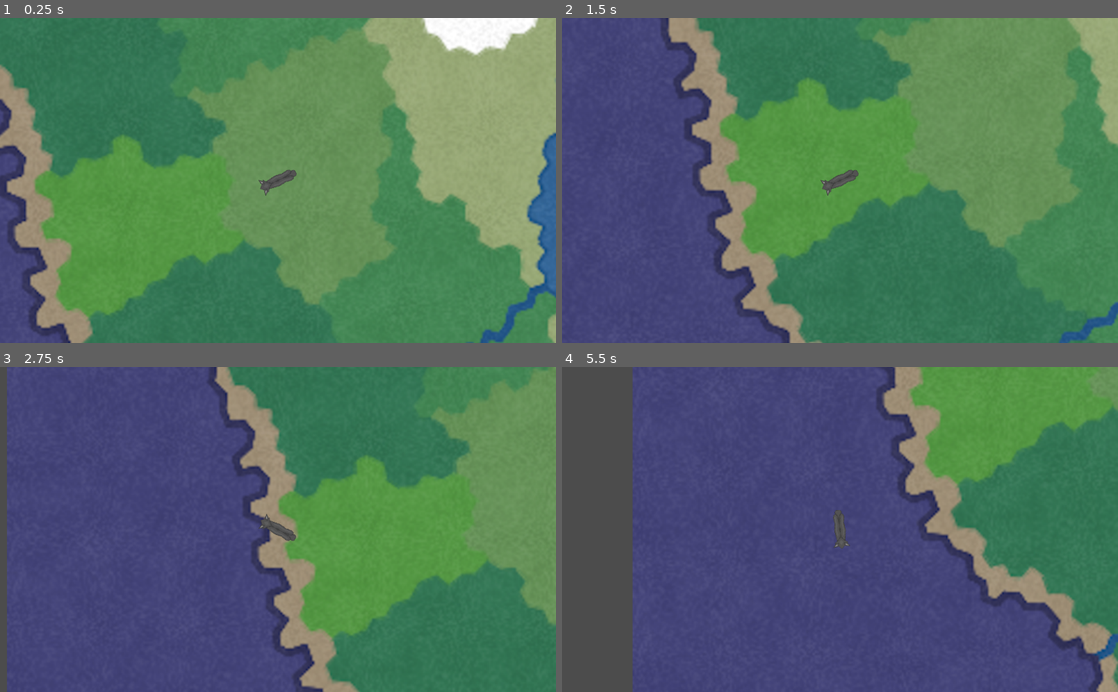
Above: before the commit, frames 1-4 (two rows, left to right).
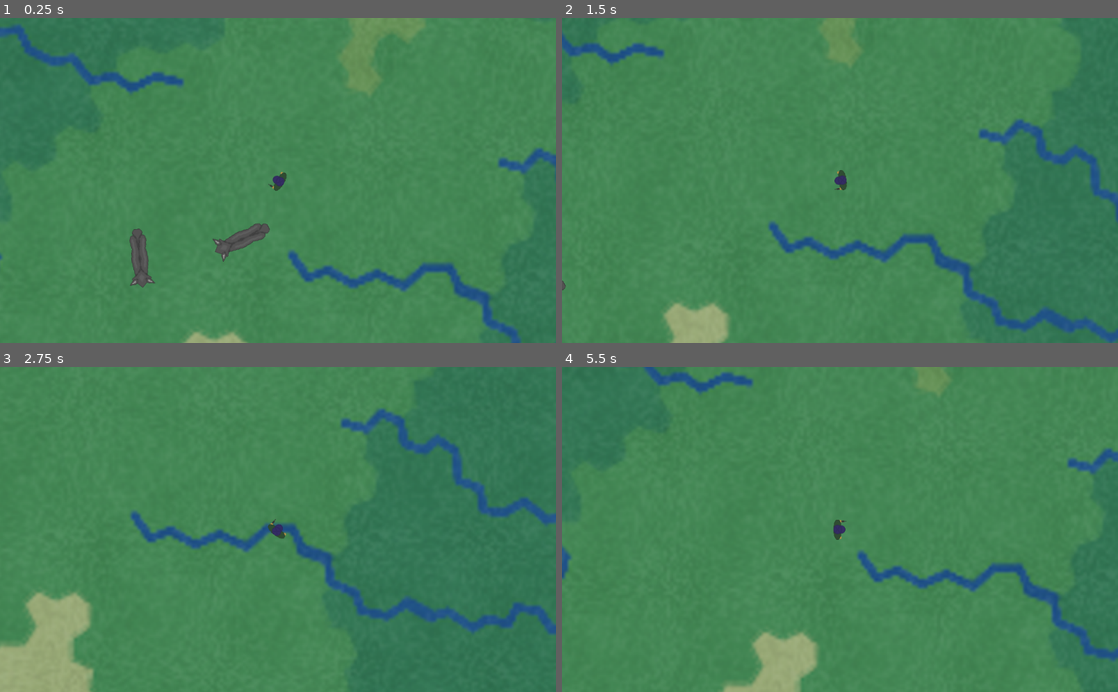
Above: after the commit, the same moments.

Repository: 32BitFlame/capstone-2019
Game: Godot game, scene res://TestRoom.tscn
Two runs of this game, one before a commit and one after it. Both use one fixed random seed, a clock stepped at 60 frames per second and the inputs below.
Inputs (mouse positions are in pixels of both pictures, inside the frame that each line leads up to):
- Up to frame 1 (0.25 s): no input
- Up to frame 2 (1.5 s): move the mouse to (962, 164) at 0.52 s; hold Right (ui_right) 0.53-1.28 s; click (962, 164) at 0.6 s; move the mouse to (728, 196) at 1.27 s; hold Down (ui_down) from 1.28 s (still down); tap Shift (sprint) at 1.35 s
- Up to frame 3 (2.75 s): move the mouse to (333, 458) at 2.02 s; release Down (ui_down) at 2.03 s; hold Right (ui_right) from 2.03 s (still down); click (333, 458) at 2.1 s
- Up to frame 4 (5.5 s): move the mouse to (812, 594) at 2.77 s; release Right (ui_right) at 2.78 s; hold Up (ui_up) 2.78-3.53 s; tap Shift (sprint) at 2.85, 4.35 s; move the mouse to (1006, 578) at 3.52 s; hold Left (ui_left) 3.53-5.03 s; click (1006, 578) at 3.6 s; move the mouse to (673, 480) at 4.27 s; move the mouse to (867, 529) at 5.02 s; hold Down (ui_down) from 5.03 s (still down); click (867, 529) at 5.1 s

The runs differ from the first frame. In frame 1, 50% of the frame differs, in the area x 0-100%, y 0-100%; in frame 2, 59%; in frame 3, 75%; in frame 4, 81%.

Commit message:
Commit 4
+Fixed Camera

-Quirk in Ai uncovered

Diff:
--- a/TestRoom.tscn
+++ b/TestRoom.tscn
@@ -16,17 +16,18 @@
 [node name="StaticBody2D" parent="." instance=ExtResource( 2 )]
 
 [node name="Test_Wolf" parent="." instance=ExtResource( 3 )]
-position = Vector2( -1510.47, 369.897 )
+position = Vector2( 1323.91, -1609.77 )
 script = ExtResource( 4 )
 Walk_Speed = 300
 Lower_DC_CD_Range = 100
 Upper_DC_CD_Range = 200
 
-[node name="Camera2D" type="Camera2D" parent="Test_Wolf"]
-current = true
-zoom = Vector2( 1.5, 1.5 )
-drag_margin_h_enabled = false
-drag_margin_v_enabled = false
+[node name="Test_Wolf2" parent="." instance=ExtResource( 3 )]
+position = Vector2( 1060.17, -1617.64 )
+script = ExtResource( 4 )
+Walk_Speed = 300
+Lower_DC_CD_Range = 100
+Upper_DC_CD_Range = 200
 
 [node name="Player" parent="." instance=ExtResource( 5 )]
 position = Vector2( 1322.51, -1686.91 )
@@ -36,4 +37,9 @@
 tired_speed = 100.0
 sprint_timer = 125
 sprint_timer_diff = 5
+
+[node name="Camera2D" type="Camera2D" parent="Player"]
+current = true
+drag_margin_h_enabled = false
+drag_margin_v_enabled = false
 [connection signal="request_completed" from="HTTPRequest" to="HTTPRequest" method="_on_HTTPRequest_request_completed"]
--- a/Test_Enemy.gd
+++ b/Test_Enemy.gd
@@ -4,6 +4,11 @@
 export (int) var Walk_Speed
 export (int) var Lower_DC_CD_Range
 export (int) var Upper_DC_CD_Range
+
+export (int) var Attack_Dmg
+export (int) var Attack_Spd
+
+export (bool) var ranged
 
 var Volacity = Vector2()
 var V_Normalized = Vector2()
